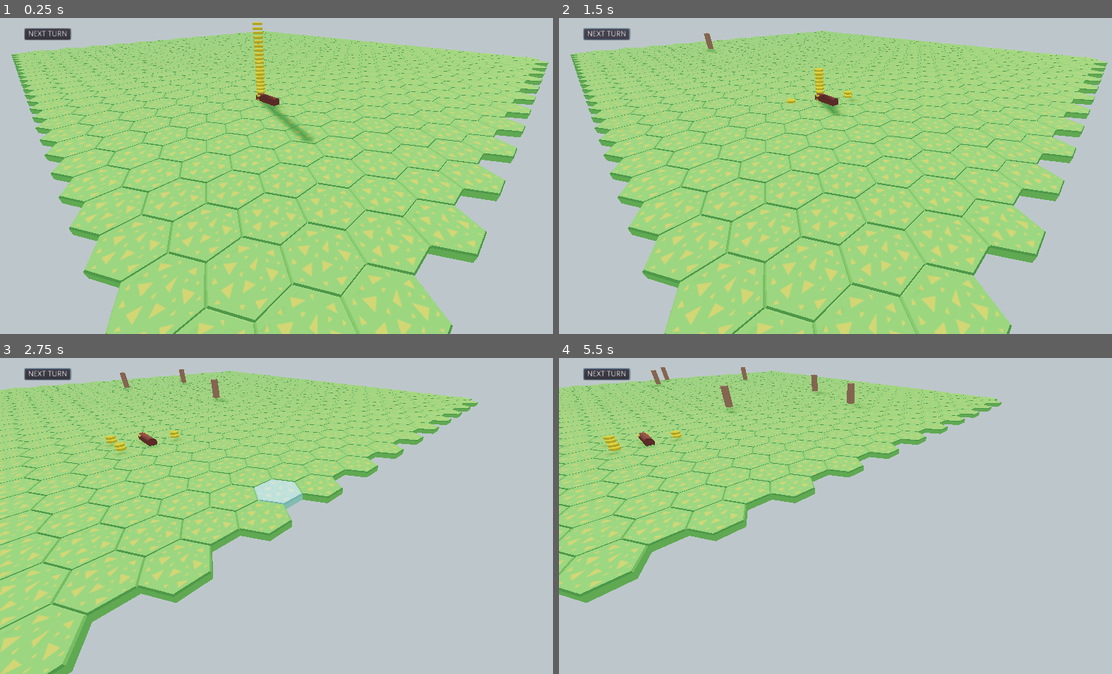
Above: before the commit, frames 1-4 (two rows, left to right).
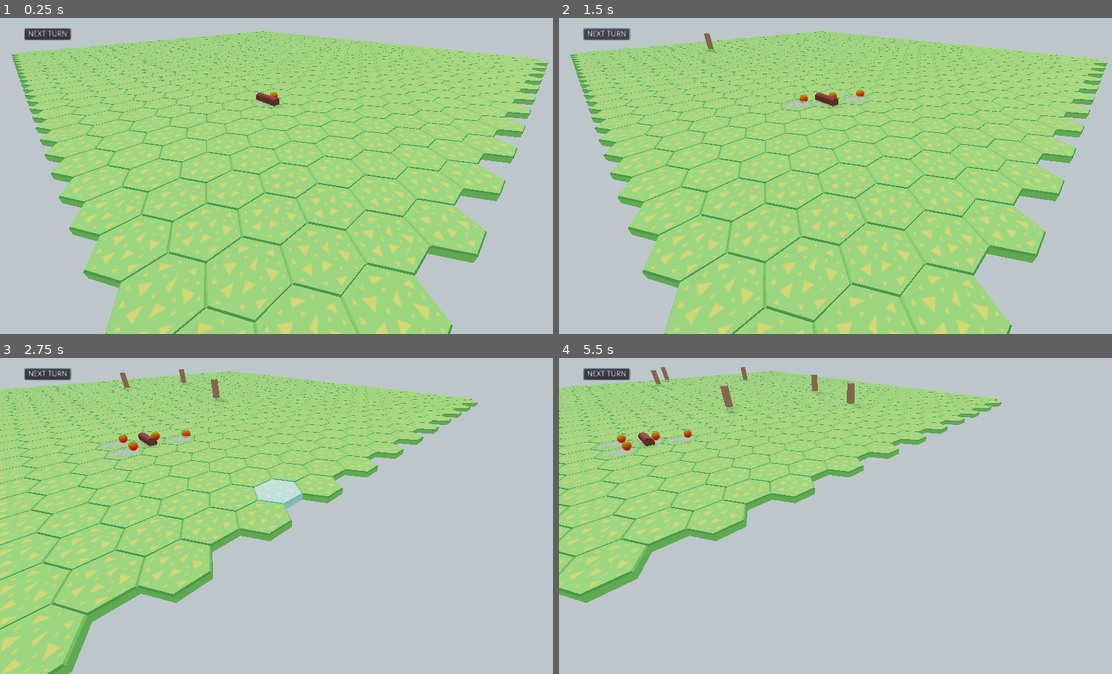
Above: after the commit, the same moments.

Repository: BVenturaDev/UMM
Game: Godot game, scene res://scenes/levels/main_level.tscn
Two runs of this game, one before a commit and one after it. Both use one fixed random seed, a clock stepped at 60 frames per second and the inputs below.
Inputs (mouse positions are in pixels of both pictures, inside the frame that each line leads up to):
- Up to frame 1 (0.25 s): no input
- Up to frame 2 (1.5 s): click "NEXT TURN" at 0.5 s; click "NEXT TURN" at 1.25 s
- Up to frame 3 (2.75 s): tap Enter (ui_accept) at 2, 2.27 s; move the mouse to (403, 493) at 2.02 s; hold Right (ui_right) from 2.03 s (still down); click (403, 493) at 2.17 s
- Up to frame 4 (5.5 s): move the mouse to (730, 525) at 2.77 s; release Right (ui_right) at 2.78 s; hold Down (ui_down) 2.78-3.53 s; tap Enter (ui_accept) at 3.02, 4.52, 5.27 s; move the mouse to (896, 437) at 3.52 s; hold Right (ui_right) 3.53-4.28 s; move the mouse to (813, 576) at 4.27 s; hold Up (ui_up) 4.28-5.03 s; click (813, 576) at 4.42 s; move the mouse to (1012, 557) at 5.02 s; hold Left (ui_left) from 5.03 s (still down)

The runs differ from the first frame. In frame 1, 0.6% of the frame differs, in the area x 45-57%, y 1-40%; in frame 2, 0.5%; in frame 3, 0.5%; in frame 4, 0.5%.

Commit message:
Added roots and food gui

Diff:
--- /dev/null
+++ b/art/textures/apple/apple.svg
@@ -0,0 +1,78 @@
+<?xml version="1.0" encoding="UTF-8" standalone="no"?>
+<!-- Created with Inkscape (http://www.inkscape.org/) -->
+
+<svg
+   width="210mm"
+   height="297mm"
+   viewBox="0 0 210 297"
+   version="1.1"
+   id="svg5"
+   inkscape:version="1.1 (c68e22c387, 2021-05-23)"
+   sodipodi:docname="apple.svg"
+   xmlns:inkscape="http://www.inkscape.org/namespaces/inkscape"
+   xmlns:sodipodi="http://sodipodi.sourceforge.net/DTD/sodipodi-0.dtd"
+   xmlns:xlink="http://www.w3.org/1999/xlink"
+   xmlns="http://www.w3.org/2000/svg"
+   xmlns:svg="http://www.w3.org/2000/svg">
+  <sodipodi:namedview
+     id="namedview7"
+     pagecolor="#505050"
+     bordercolor="#eeeeee"
+     borderopacity="1"
+     inkscape:pageshadow="0"
+     inkscape:pageopacity="0"
+     inkscape:pagecheckerboard="0"
+     inkscape:document-units="mm"
+     showgrid="false"
+     inkscape:zoom="16.177523"
+     inkscape:cx="423.9603"
+     inkscape:cy="321.03697"
+     inkscape:window-width="1920"
+     inkscape:window-height="1017"
+     inkscape:window-x="-8"
+     inkscape:window-y="-8"
+     inkscape:window-maximized="1"
+     inkscape:current-layer="layer1"
+     inkscape:rotation="3" />
+  <defs
+     id="defs2">
+    <linearGradient
+       inkscape:collect="always"
+       id="linearGradient2682">
+      <stop
+         style="stop-color:#d40000;stop-opacity:1;"
+         offset="0"
+         id="stop2678" />
+      <stop
+         style="stop-color:#dbce00;stop-opacity:1"
+         offset="1"
+         id="stop2680" />
+    </linearGradient>
+    <linearGradient
+       inkscape:collect="always"
+       xlink:href="#linearGradient2682"
+       id="linearGradient2684"
+       x1="127.08173"
+       y1="167.0625"
+       x2="97.096161"
+       y2="62.11298"
+       gradientUnits="userSpaceOnUse"
+       gradientTransform="scale(3.7795276)" />
+  </defs>
+  <g
+     inkscape:label="Layer 1"
+     inkscape:groupmode="layer"
+     id="layer1">
+    <path
+       style="fill:#8a2e11;fill-opacity:1;stroke:#000000;stroke-width:1;stroke-linecap:butt;stroke-linejoin:miter;stroke-miterlimit:4;stroke-dasharray:none;stroke-opacity:1"
+       d="m 98.408569,105.56268 c 0,0 -5.455543,-2.07849 1.933891,-14.703268 7.28451,-12.445511 10.43438,-11.162729 10.43438,-11.162729 l 0.26921,0.904871 c 0,0 -6.11003,5.070421 -8.62863,10.774247 -2.08209,4.715266 -1.39971,13.857579 -1.39971,13.857579 z"
+       id="path6593"
+       sodipodi:nodetypes="csccscc" />
+    <path
+       id="path180"
+       style="fill:url(#linearGradient2684);fill-opacity:1;stroke:#000000;stroke-width:3.77952761;stroke-opacity:1;stroke-miterlimit:4;stroke-dasharray:none"
+       d="M 295.18945,355.22656 C 279.67398,354.28658 261.50559,361.20468 242,377.5 c -31.54191,35.80391 -49.04654,82.58954 -49.06641,131.14258 5.4e-4,107.29856 83.66098,194.28101 186.86133,194.28125 103.20035,-2.4e-4 186.86079,-86.98269 186.86133,-194.28125 -0.004,-40.05055 -12.10419,-74.72617 -38.39565,-108.62211 -38.58955,-43.90845 -74.00092,-53.38354 -115.94659,-33.35309 -25.67595,12.26114 -15.9567,15.06772 -33.15162,16.57375 -18.26894,1.6001 -35.88498,-18.49202 -35.88498,-18.49202 0,0 -16.66094,-7.61859 -48.08796,-9.52255 z"
+       transform="scale(0.26458333)"
+       sodipodi:nodetypes="scccccsscs" />
+  </g>
+</svg>
--- a/scenes/entities/food.tscn
+++ b/scenes/entities/food.tscn
@@ -1,19 +1,6 @@
-[gd_scene load_steps=4 format=2]
+[gd_scene load_steps=2 format=2]
 
 [ext_resource path="res://src/entities/food.gd" type="Script" id=1]
 
-[sub_resource type="SpatialMaterial" id=1]
-albedo_color = Color( 1, 0.835294, 0.0862745, 1 )
-
-[sub_resource type="CylinderMesh" id=2]
-material = SubResource( 1 )
-top_radius = 0.25
-bottom_radius = 0.25
-height = 0.1
-
 [node name="food" type="Spatial"]
 script = ExtResource( 1 )
-
-[node name="MeshInstance" type="MeshInstance" parent="."]
-mesh = SubResource( 2 )
-material/0 = null
--- a/scenes/entities/gather_shroom.tscn
+++ b/scenes/entities/gather_shroom.tscn
@@ -268,7 +268,7 @@
 bones/2/parent = 1
 bones/2/rest = Transform( 1, 0, 0, 0, 1, 0, 0, 0, 1, 0, 0.52217, 0 )
 bones/2/enabled = true
-bones/2/bound_children = [ NodePath("BoneAttachment") ]
+bones/2/bound_children = [  ]
 
 [node name="shroom" type="MeshInstance" parent="Armature/Skeleton"]
 mesh = SubResource( 1 )
--- /dev/null
+++ b/scenes/ui/friendly_ui.tscn
@@ -0,0 +1,37 @@
+[gd_scene load_steps=4 format=2]
+
+[ext_resource path="res://assets/textures/apple.png" type="Texture" id=1]
+[ext_resource path="res://assets/textures/roots.png" type="Texture" id=2]
+[ext_resource path="res://src/tools/viewport.gd" type="Script" id=3]
+
+[node name="friendly_ui" type="Spatial"]
+
+[node name="roots" type="Sprite3D" parent="."]
+transform = Transform( 0.11036, 0.101591, 2.96046e-08, 0, -6.55672e-09, 1, 0.101591, -0.11036, -3.21598e-08, 0.0421223, 0.280468, 0.075324 )
+shaded = true
+double_sided = false
+texture = ExtResource( 2 )
+
+[node name="apple" type="Sprite3D" parent="."]
+transform = Transform( -0.1, -8.74228e-09, 3.82137e-15, 0, -4.37114e-09, -1, 8.74228e-09, -0.1, 4.37114e-08, 0, 0.544559, 0.498434 )
+billboard = 1
+texture = ExtResource( 1 )
+
+[node name="food_label_sprite" type="Sprite3D" parent="."]
+transform = Transform( -1, -8.74228e-08, 3.82137e-15, 0, -4.37114e-08, -1, 8.74228e-08, -1, 4.37114e-08, 0, 0.518334, 0.548554 )
+pixel_size = 0.02
+billboard = 1
+double_sided = false
+
+[node name="Viewport" type="Viewport" parent="food_label_sprite"]
+size = Vector2( 40, 14 )
+transparent_bg = true
+render_target_v_flip = true
+script = ExtResource( 3 )
+
+[node name="food_label" type="Label" parent="food_label_sprite/Viewport"]
+margin_right = 40.0
+margin_bottom = 14.0
+text = "0"
+align = 1
+valign = 1
--- a/src/entities/fungus.gd
+++ b/src/entities/fungus.gd
@@ -13,6 +13,7 @@
 
 func _claim_tile(var tile: Object) -> void:
 	tile.owner_fungus = self
+	tile.generate_friendly_ui()
 	owned_tiles.append(tile)
 
 func add_tile(var tile: Object) -> void:
--- a/src/props/tile.gd
+++ b/src/props/tile.gd
@@ -7,6 +7,7 @@
 var poison_shroom = preload("res://scenes/entities/poison_shroom.tscn")
 var scout_shroom = preload("res://scenes/entities/scout_shroom.tscn")
 var resource_log = preload("res://scenes/entities/resource_log.tscn")
+var friendly_ui = preload("res://scenes/ui/friendly_ui.tscn")
 
 onready var hex = $hex_tile
 onready var stack = $food_stack
@@ -173,3 +174,7 @@
 
 func disable_grayed_out() -> void:
 	hex.disable_grayed_out()
+
+func generate_friendly_ui() -> void:
+	var new_ui = friendly_ui.instance()
+	add_child(new_ui)
--- /dev/null
+++ b/src/tools/viewport.gd
@@ -0,0 +1,12 @@
+extends Viewport
+
+var tile: Object
+
+func _ready() -> void:
+	tile = get_parent().get_parent().get_parent()
+
+func _process(_delta):
+	get_parent().texture = self.get_texture()
+	size = $food_label.rect_size
+	if tile:
+		get_child(0).text = str(tile.tile_food.size())
Not shown, added: art/textures/apple/apple.svg.import
Binary file added: assets/textures/apple.png
Not shown, added: assets/textures/apple.png.import
Binary file added: assets/textures/roots.png
Not shown, added: assets/textures/roots.png.import
